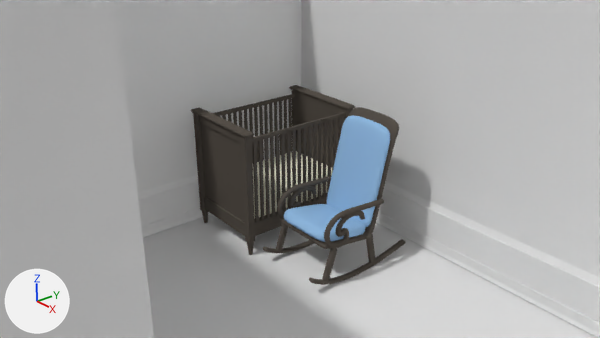
Before and after pictures for a commit that changed the Blender file Assets/models/floor_2/bedroom_e/crib/bedroom_e_crib01.blend.
The view is the same before and after, from the file's camera 'Camera'. Every picture has the same lights, and +X, +Y and +Z are marked at lower left.

Objects in the first picture: 'arms', 'base', 'bedroom_e_floor.001', 'bedroom_e_floor_boards_n1', 'bedroom_e_floor_boards_n2', 'bedroom_e_floor_boards_w1', 'bedroom_e_wall_n', 'bedroom_e_wall_w1', 'bedroom_e_wall_w2', 'cushion_back', 'cushion_bottom', 'feet', 'feet.001', 'frame_back', 'frame_bottom', 'headboard', 'headboard_legs', 'headboard_top_trim', 'legs', 'rails', 'rails_top_trim'.
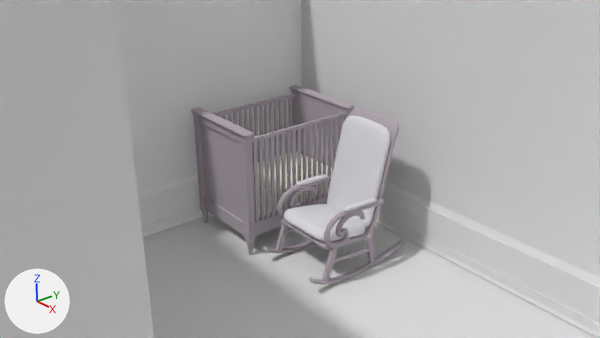
What differs and where, as boxes (x1, y1, x2, y2) in the pictures (600 x 338 px):
'headboard', recoloured
    both: (198, 92, 343, 236)
'rails', recoloured
    both: (219, 99, 341, 222)
'cushion_back', recoloured (blue to grey)
    both: (326, 115, 390, 227)
'headboard_legs', recoloured
    both: (193, 90, 353, 243)
'cushion_bottom', recoloured (blue to white)
    both: (283, 204, 365, 242)
'arms', recoloured
    both: (277, 176, 384, 248)
'frame_back', recoloured
    both: (349, 107, 399, 234)
'headboard_top_trim', recoloured
    both: (191, 85, 355, 138)
'feet', recoloured
    both: (263, 239, 405, 285)
'rails_top_trim', recoloured
    both: (212, 94, 345, 143)
'legs', recoloured
    both: (276, 224, 376, 281)
'base', recoloured
    both: (255, 193, 327, 236)
'frame_bottom', recoloured
    both: (281, 219, 373, 249)
'cushion_arms', added
    after: (296, 175, 377, 211)
'feet.001', recoloured
    both: (202, 211, 254, 255)

What changed in the scene script:
```text
Change mat_wood:
    mat_wood.base_color: (0.102, 0.0875, 0.0736) -> (0.467, 0.41, 0.462)  # dark grey #5a534d -> grey #b6acb5
Change mat_bedroom_e_chair_fabric:
    mat_bedroom_e_chair_fabric.base_color: (0.304, 0.522, 0.8) -> (0.768, 0.756, 0.8)  # blue #96bfe7 -> white #e3e1e7
Add me_cube_007:
    me_cube_007.from_pydata(...)  # 98 vertices, 96 faces; spans x 5.6..6.64, y -0.39..1.73, z -4.8..-3.09
    me_cube_007.polygons.foreach_set('use_smooth', [True] * 96)
    me_cube_007.materials.append(mat_bedroom_e_chair_fabric)  # its picture is missing
Add ob_cushion_arms:
    ob_cushion_arms = bpy.data.objects.new('cushion_arms', me_cube_007)
    ob_cushion_arms.parent = ob_rocking_chair
    ob_cushion_arms.matrix_parent_inverse = Matrix(((1.0, 0.0, 0.0, -1.405), (0.0, 1.0, 0.0, -0.342), (0.0, 0.0, 1.0, -0.51), (0.0, 0.0, 0.0, 1.0)))
    ob_cushion_arms.location = (1.405, 0.207, 1.064)
    ob_cushion_arms.scale = (0.0786, 0.252, 0.0281)
    _m = ob_cushion_arms.modifiers.new('Subsurf', 'SUBSURF')
    _m.levels = 2
    _m = ob_cushion_arms.modifiers.new('Mirror', 'MIRROR')
```
